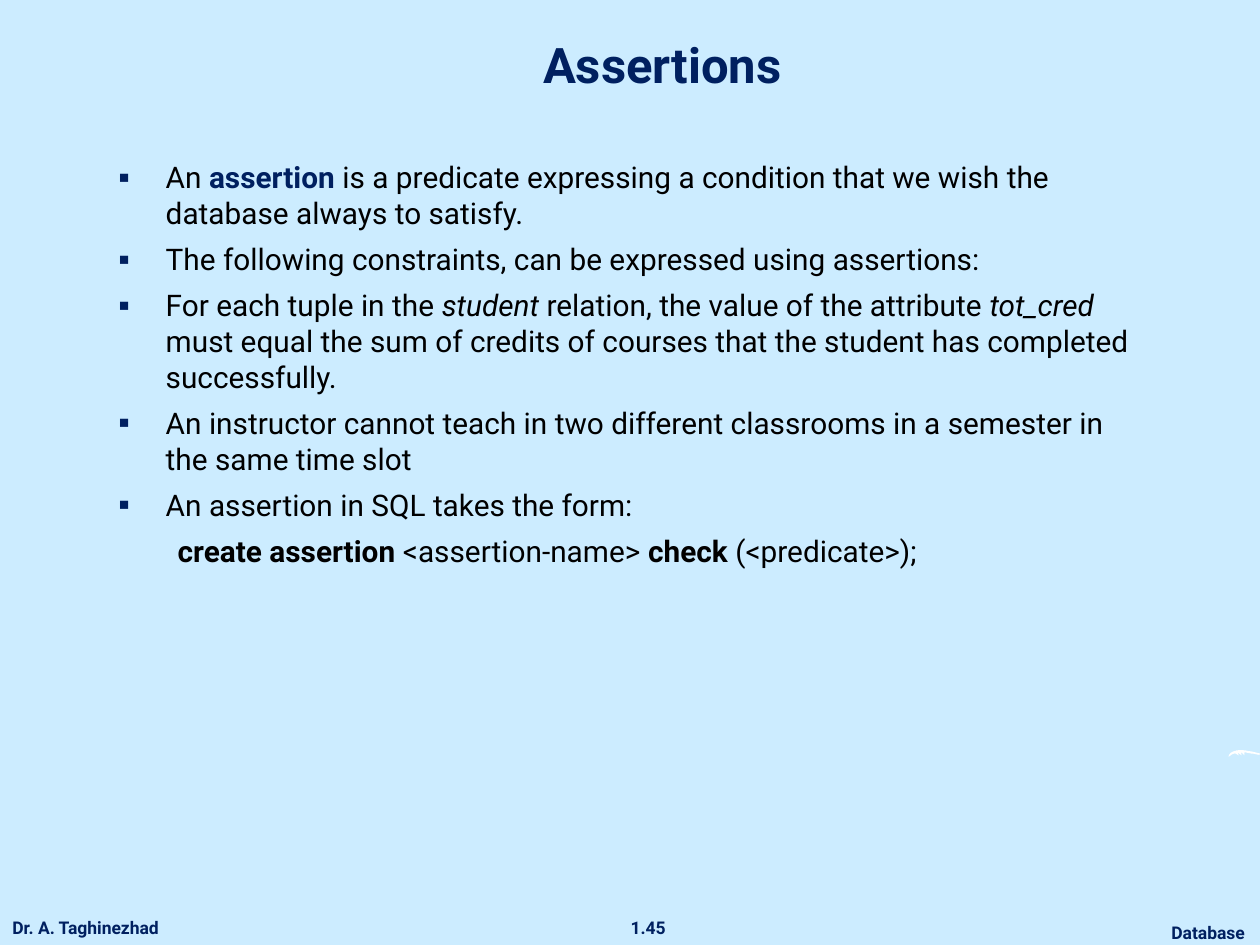
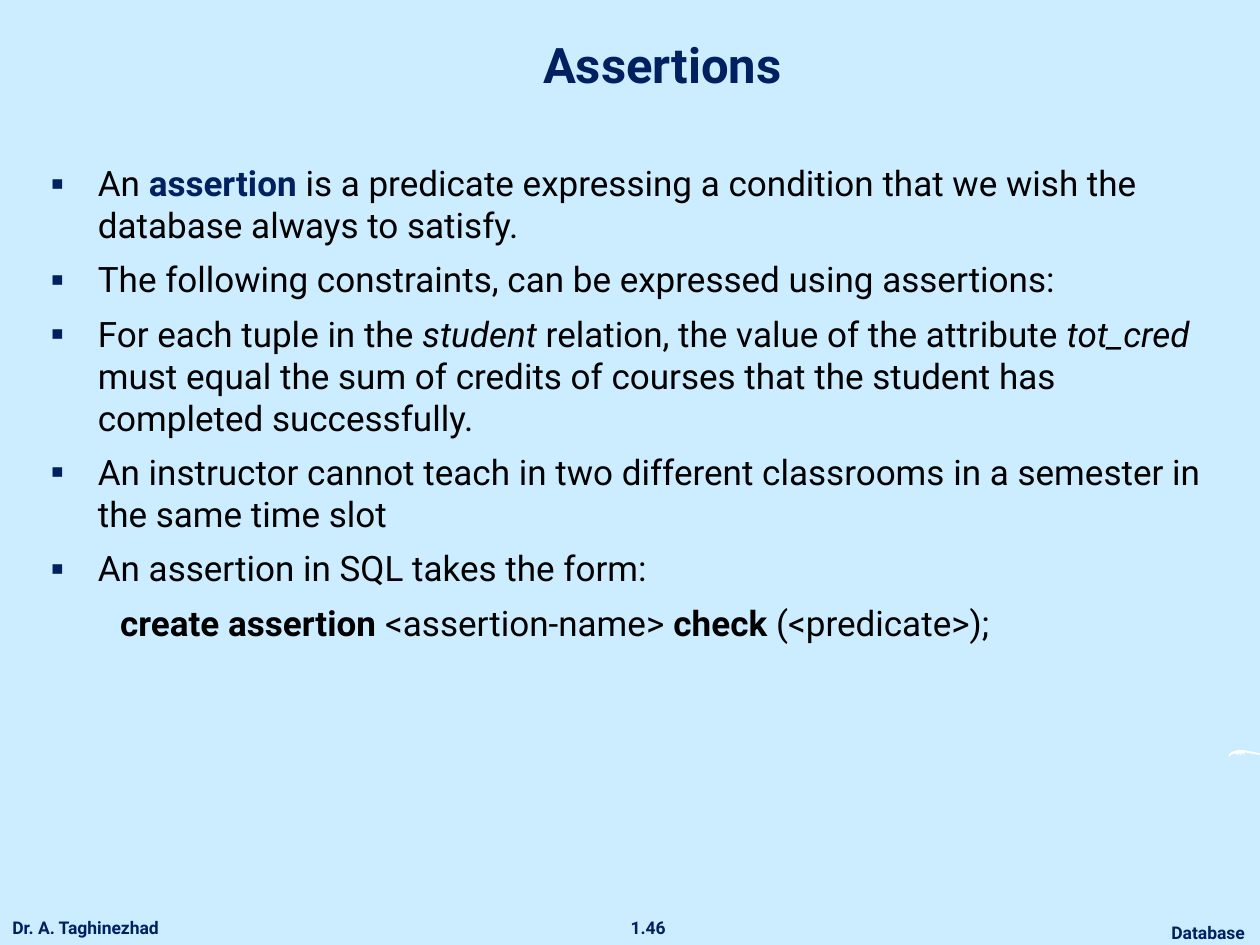
Before and after one commit to ataghinezhad/ataghinezhad.github.io, a slide deck: slide 46 of courses/downloads/temp/Database_Lec4.pptx (slide 45 before the commit). Drawn at 1260x945 pixels with LibreOffice and Linux fonts; fonts in the diff are those of the drawing; background and template pictures are left out. Boxes give left, top, right and bottom in pixels: in the first picture for what was removed or moved away, otherwise in the second. Text is boxed around its words. In the diff, an @@ line names an element or a change of style, - is before the commit and + after.

Commit message:
update database lecture 4

```diff
--- a/courses/downloads/temp/Database_Lec4.pptx
+++ b/courses/downloads/temp/Database_Lec4.pptx
@@ text "An assertion is a predicate ...": place and size @@
-text "An assertion is a predicate ..." at [166,165,1128,569]
+text "An assertion is a predicate ..." at [98,169,1200,644]
@@ text "An assertion is a predicate ..." at [98,169,1200,644]: size 17 to 20 pt; more space between paragraphs @@
@@ page number at [631,921,666,934]: text changed @@
-1.45
+1.46
```
Also in this commit, not shown: 39 other slides changed, 2 slides added, 1 slide removed, 1 other file.
